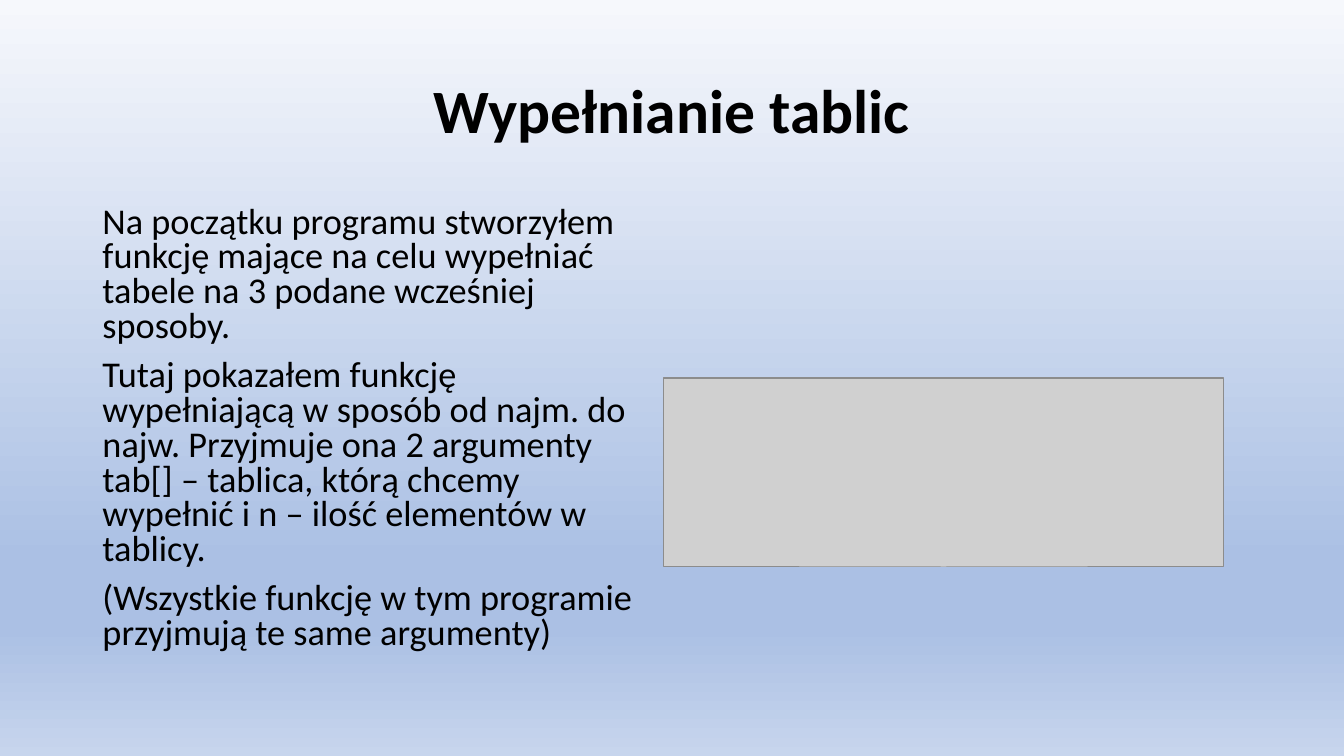
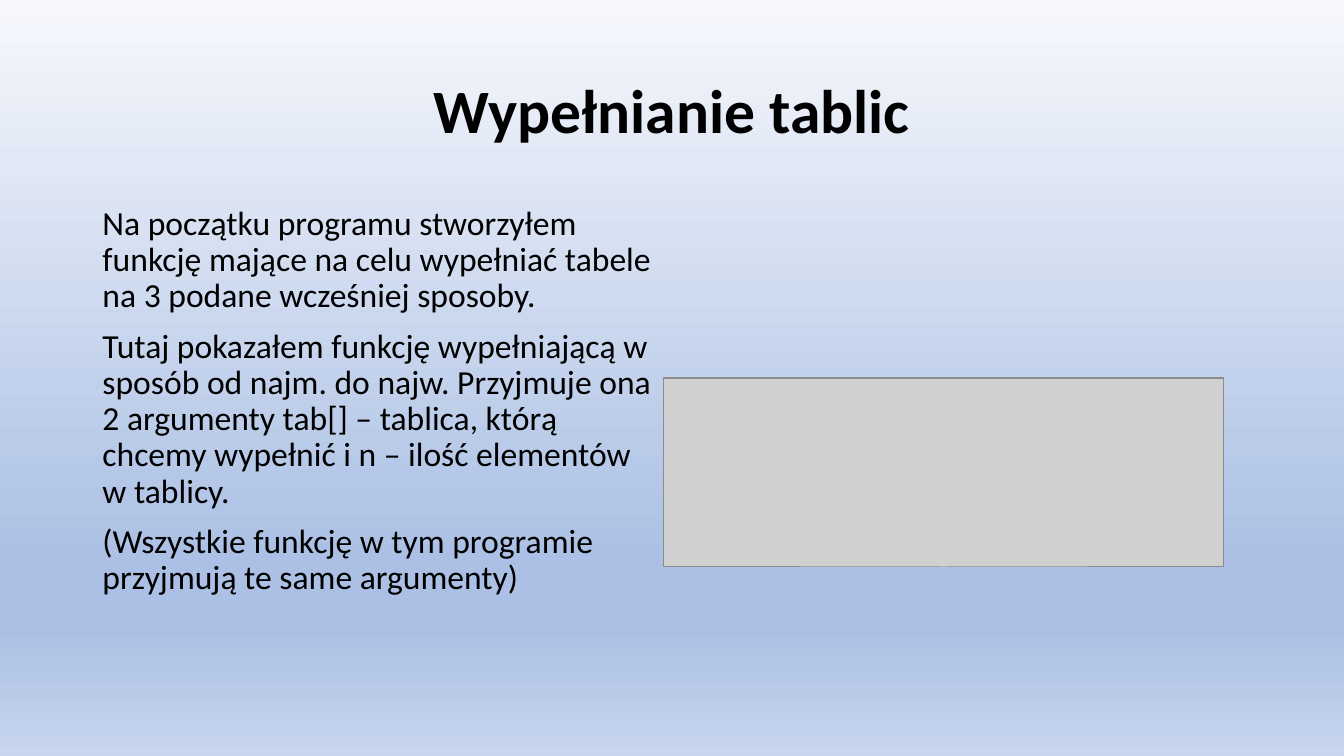
Before and after one commit to Binio77/Nowy-folder, a slide deck: slide 4 of Sposoby Sortowania.pptx. Drawn at 1344x756 pixels with LibreOffice and Linux fonts; fonts in the diff are those of the drawing; grey boxes stand for pictures. Boxes give left, top, right and bottom in pixels: in the first picture for what was removed or moved away, otherwise in the second. Text is boxed around its words. In the diff, an @@ line names an element or a change of style, - is before the commit and + after.

```diff
--- a/Sposoby Sortowania.pptx
+++ b/Sposoby Sortowania.pptx
@@ text "Na początku programu stworzyłem funkcję ..." at box(102, 211, 651, 595): size 25.9 to 24 pt; line spacing 0.8 to 0.9 @@
```
Also in this commit, not shown: 10 other slides changed, 7 slides added.
